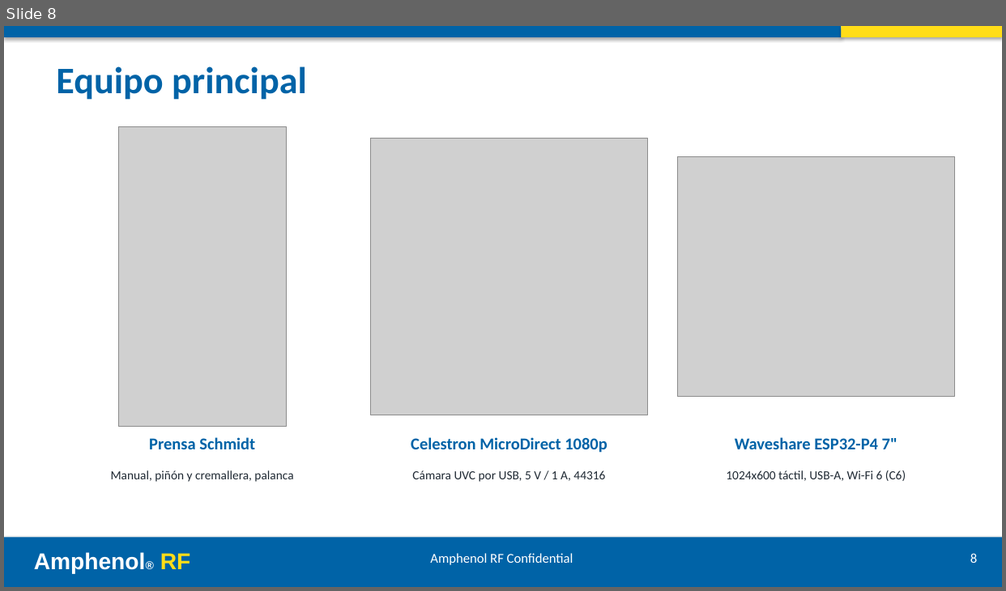
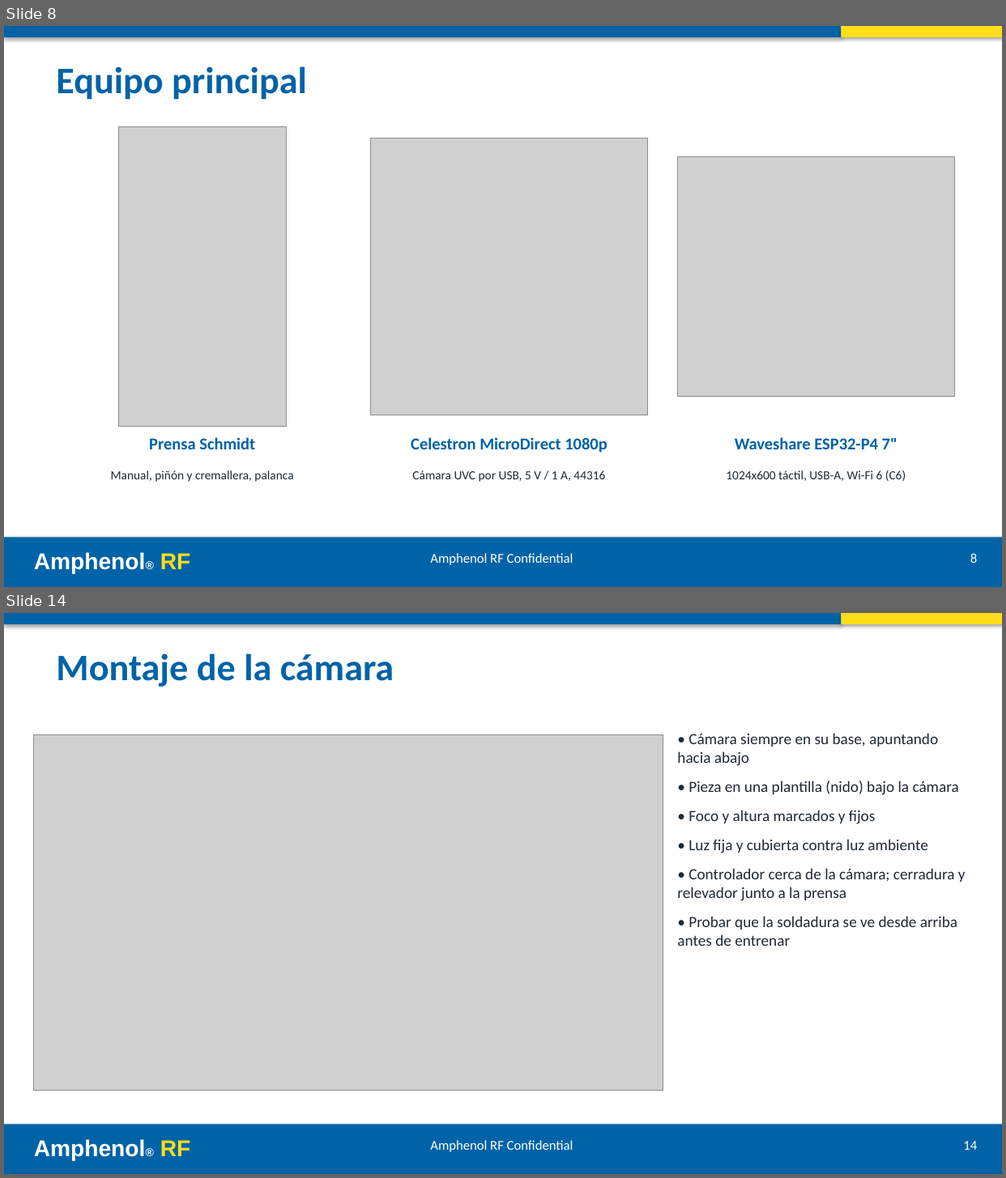
Before and after one commit to ricardosalmeron71-png/inspeccion-vision-solder-cap, a slide deck: docs/presentacion.pptx. Shown one above the other, each under a label of ours: slide 8 before the commit, slides 8 and 14 after it; the slides between them are not shown. The pictures are 1006x591 and 1006x1178 pixels, drawn with LibreOffice and Linux fonts; fonts in the diff are those of the drawing; grey boxes stand for pictures. Boxes give left, top, right and bottom in pixels: in the first picture for what was removed or moved away, otherwise in the second. Text is boxed around its words. In the diff, an @@ line names an element or a change of style, - is before the commit and + after.

```diff
--- a/docs/presentacion.pptx
+++ b/docs/presentacion.pptx
@@ slide 14 added at (x1=4, y1=613, x2=1002, y2=1174), background #FFFFFF @@
@@ rectangle added at (x1=4, y1=613, x2=841, y2=624), fill #0063A7 @@
@@ rectangle added at (x1=841, y1=613, x2=1002, y2=624), fill #FFDD18 @@
@@ text added at (x1=56, y1=653, x2=394, y2=687), 36 pt, text #0063A7, bold @@
+Montaje de la cámara
@@ text added at (x1=677, y1=733, x2=965, y2=946), 15 pt, text #1F2933 @@
+• Cámara siempre en su base, apuntando hacia abajo
+• Pieza en una plantilla (nido) bajo la cámara
+• Foco y altura marcados y fijos
+• Luz fija y cubierta contra luz ambiente
+• Controlador cerca de la cámara; cerradura y relevador junto a la prensa
+• Probar que la soldadura se ve desde arriba antes de entrenar
@@ picture added at (x1=34, y1=735, x2=663, y2=1090) @@
@@ rectangle added at (x1=4, y1=1124, x2=1002, y2=1174), fill #0063A7 @@
@@ text added at (x1=34, y1=1139, x2=191, y2=1161), 22 pt, text #FFFFFF, bold @@
+Amphenol® RF
@@ text added at (x1=430, y1=1140, x2=573, y2=1152), 13 pt, text #FFFFFF @@
+Amphenol RF Confidential
@@ text added at (x1=963, y1=1141, x2=977, y2=1150), 13 pt, text #FFFFFF @@
+14
```
Also in this commit, not shown: 11 slides changed, 2 other slides added, 16 other files.
